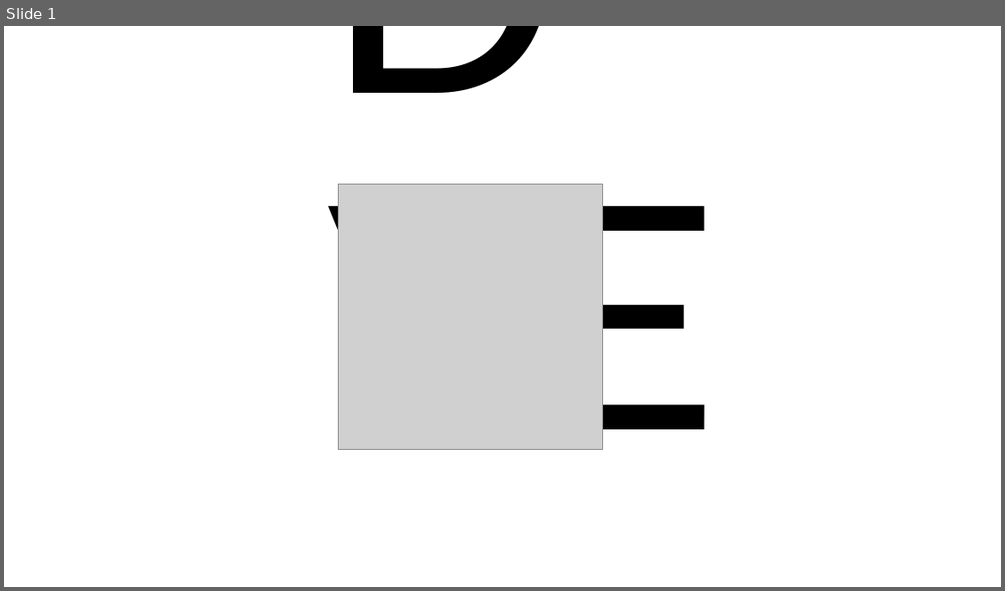
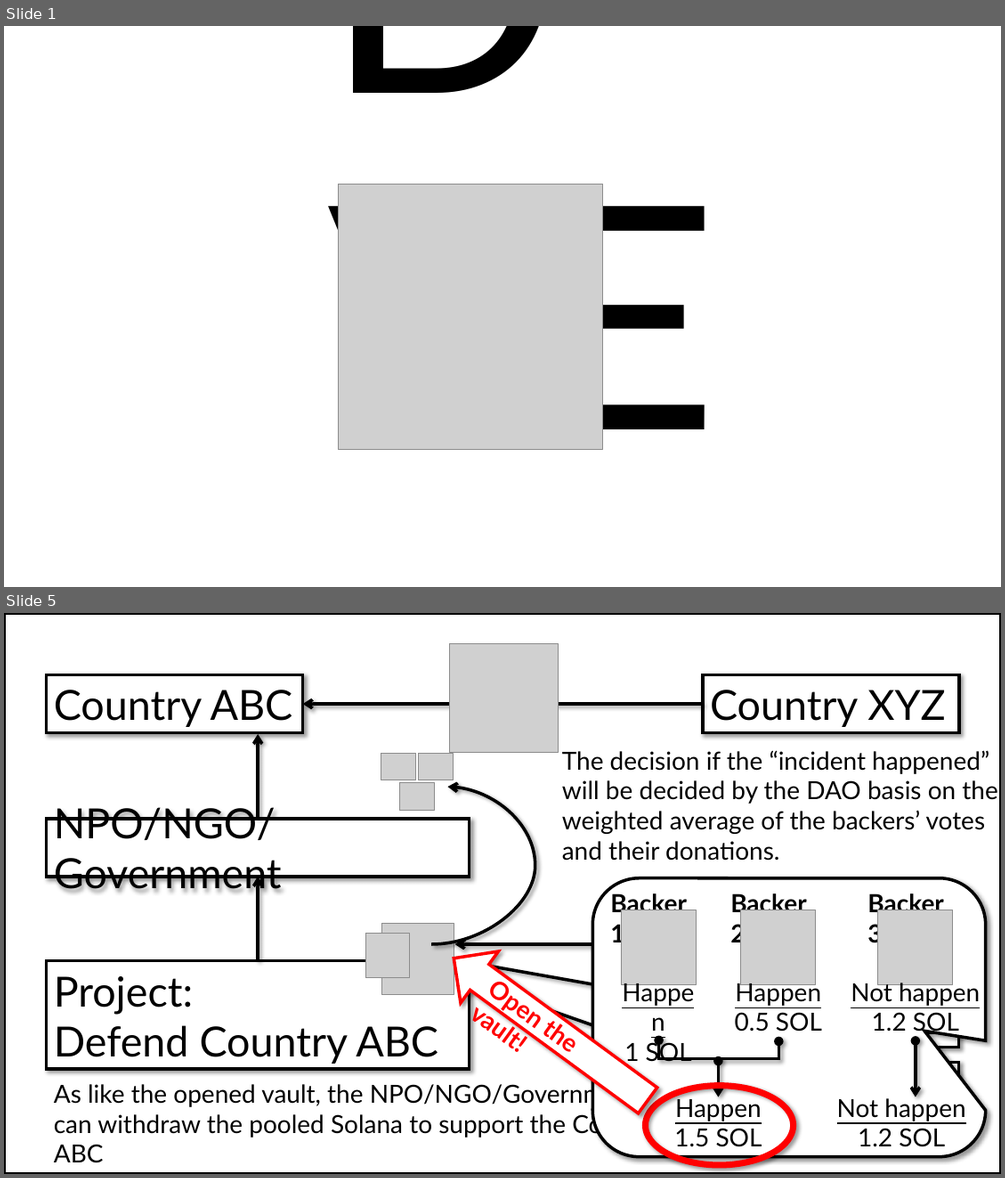
Before and after one commit to ohsugi/dove, a slide deck: images/DOVE.pptx. Shown one above the other, each under a label of ours: slide 1 before the commit, slides 1 and 5 after it; the slides between them are not shown. The pictures are 1005x591 and 1005x1178 pixels, drawn with LibreOffice and Linux fonts; fonts in the diff are those of the drawing; grey boxes stand for pictures. Boxes give left, top, right and bottom in pixels: in the first picture for what was removed or moved away, otherwise in the second. Text is boxed around its words. In the diff, an @@ line names an element or a change of style, - is before the commit and + after.

Commit message:
Fix: #26: Add the project explanation in README.md  - images/image002.png  - images/image003.png    - Added the description images.  - images/DOVE.pptx  - images/image000.png  - images/image001.png  - README.md   - Update the description.

```diff
--- a/images/DOVE.pptx
+++ b/images/DOVE.pptx
@@ slide 5 added at (4,613,1001,1174), background #FFFFFF @@
@@ group added at (4,613,1001,1174): 11 texts, 9 pictures, 8 rectangles, 6 arrows, 2 double arrows, 1 curved arrow, 1 rounded speech box, 1 elbow double arrow, 1 ellipse, 1 down arrow @@
+Project:
+Defend Country ABC
+Country ABC
+Country XYZ
+NPO/NGO/Government
+Backer 1
+Backer 2
+Backer 3
+As like the opened vault, the NPO/NGO/Government can withdraw the pooled Solana to support the Country ABC
+Backer 1
+Happen
+1 SOL
+Happen
+1.5 SOL
+Not happen
+1.2 SOL
+Backer 2
+Happen
+0.5 SOL
+Backer 3
+Not happen
+1.2 SOL
+The decision if the “incident happened” will be decided by the DAO basis on the weighted average of the backers’ votes and their donations.
+Open the vault!
```
Also in this commit, not shown: 2 slides changed, 1 other slide added, 5 other files.
